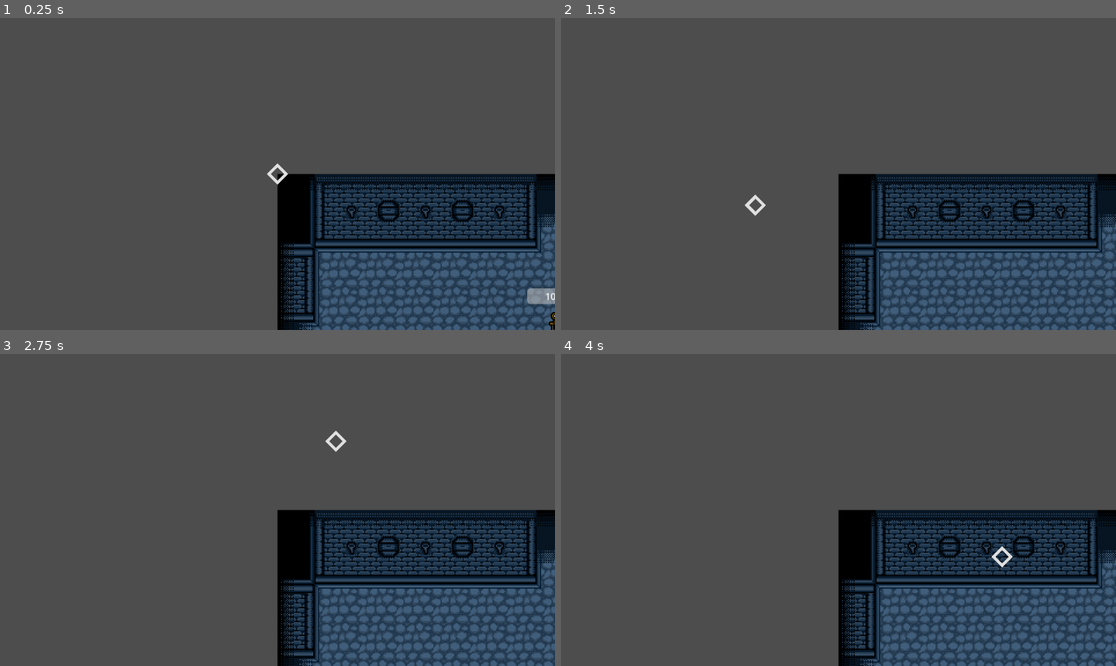
Above: before the commit, frames 1-4 (two rows, left to right).
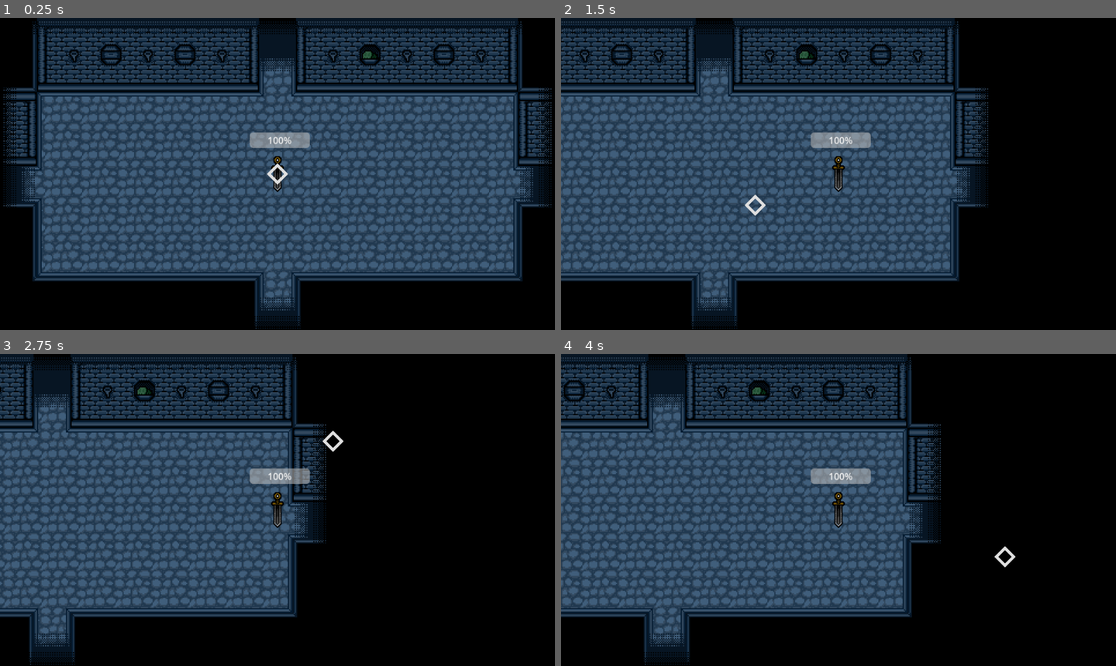
Above: after the commit, the same moments.

Repository: TheRealComedian/sam-pj16
Game: Godot game, scene res://scenes/game.tscn
Two runs of this game, one before a commit and one after it. Both use one fixed random seed, a clock stepped at 60 frames per second and the inputs below.
Inputs (mouse positions are in pixels of both pictures, inside the frame that each line leads up to):
- Up to frame 1 (0.25 s): no input
- Up to frame 2 (1.5 s): tap Enter at 0.5 s; move the mouse to (960, 158) at 0.52 s; hold D (move_right) 0.53-1.25 s; hold Ctrl 0.53-1.25 s; click (960, 158) at 0.67 s; drag from (727, 189) to (810, 236) at 1.27 s
- Up to frame 3 (2.75 s): tap Space at 2 s; move the mouse to (333, 441) at 2.02 s; hold D (move_right) from 2.03 s (still down); tap Z at 2.1 s
- Up to frame 4 (4 s): release D (move_right) at 2.75 s; drag from (810, 572) to (672, 463) at 2.77 s; tap Enter at 3.5 s; move the mouse to (1005, 556) at 3.52 s; hold A (move_left) from 3.53 s (still down); tap Tab at 3.6 s

The runs differ from the first frame. In frame 1, 94% of the frame differs, in the area x 0-100%, y 0-100%; in frame 2, 96%; in frame 3, 97%; in frame 4, 97%.

Commit message:
added wall collissions

Diff:
--- a/scenes/entities/player/player.tscn
+++ b/scenes/entities/player/player.tscn
@@ -66,3 +66,5 @@
 max_value = 20.0
 step = 0.5
 value = 20.0
+
+[node name="Camera2D" type="Camera2D" parent="."]
--- a/scenes/game.tscn
+++ b/scenes/game.tscn
@@ -9,20 +9,29 @@
 texture = ExtResource("3_t508n")
 texture_region_size = Vector2i(32, 32)
 0:0/0 = 0
+0:0/0/physics_layer_0/polygon_0/points = PackedVector2Array(-16, -16, 16, -16, 16, 16, -16, 16)
 1:0/0 = 0
+1:0/0/physics_layer_0/polygon_0/points = PackedVector2Array(-16, -16, 16, -16, 16, 16, -16, 16)
 2:0/0 = 0
+2:0/0/physics_layer_0/polygon_0/points = PackedVector2Array(-16, -16, 16, -16, 16, 16, -16, 16)
 3:0/0 = 0
 4:0/0 = 0
 5:0/0 = 0
 0:1/0 = 0
+0:1/0/physics_layer_0/polygon_0/points = PackedVector2Array(-16, -16, 16, -16, 16, 16, -16, 16)
 1:1/0 = 0
+1:1/0/physics_layer_0/polygon_0/points = PackedVector2Array(-16, -16, 16, -16, 16, 16, -16, 16)
 2:1/0 = 0
+2:1/0/physics_layer_0/polygon_0/points = PackedVector2Array(-16, -16, 16, -16, 16, 16, -16, 16)
 3:1/0 = 0
 4:1/0 = 0
 5:1/0 = 0
 0:2/0 = 0
+0:2/0/physics_layer_0/polygon_0/points = PackedVector2Array(-16, -16, 16, -16, 16, 16, -16, 16)
 1:2/0 = 0
+1:2/0/physics_layer_0/polygon_0/points = PackedVector2Array(-16, -16, 16, -16, 16, 16, -16, 16)
 2:2/0 = 0
+2:2/0/physics_layer_0/polygon_0/points = PackedVector2Array(-16, -16, 16, -16, 16, 16, -16, 16)
 3:2/0 = 0
 4:2/0 = 0
 5:2/0 = 0
@@ -43,20 +52,29 @@
 texture = ExtResource("3_hyoy7")
 texture_region_size = Vector2i(32, 32)
 0:0/0 = 0
+0:0/0/physics_layer_0/polygon_0/points = PackedVector2Array(-16, -16, 16, -16, 16, 16, -16, 16)
 1:0/0 = 0
+1:0/0/physics_layer_0/polygon_0/points = PackedVector2Array(-16, -16, 16, -16, 16, 16, -16, 16)
 2:0/0 = 0
+2:0/0/physics_layer_0/polygon_0/points = PackedVector2Array(-16, -16, 16, -16, 16, 16, -16, 16)
 3:0/0 = 0
 4:0/0 = 0
 5:0/0 = 0
 0:1/0 = 0
+0:1/0/physics_layer_0/polygon_0/points = PackedVector2Array(-16, -16, 16, -16, 16, 16, -16, 16)
 1:1/0 = 0
+1:1/0/physics_layer_0/polygon_0/points = PackedVector2Array(-16, -16, 16, -16, 16, 16, -16, 16)
 2:1/0 = 0
+2:1/0/physics_layer_0/polygon_0/points = PackedVector2Array(-16, -16, 16, -16, 16, 16, -16, 16)
 3:1/0 = 0
 4:1/0 = 0
 5:1/0 = 0
 0:2/0 = 0
+0:2/0/physics_layer_0/polygon_0/points = PackedVector2Array(-16, -16, 16, -16, 16, 16, -16, 16)
 1:2/0 = 0
+1:2/0/physics_layer_0/polygon_0/points = PackedVector2Array(-16, -16, 16, -16, 16, 16, -16, 16)
 2:2/0 = 0
+2:2/0/physics_layer_0/polygon_0/points = PackedVector2Array(-16, -16, 16, -16, 16, 16, -16, 16)
 3:2/0 = 0
 4:2/0 = 0
 5:2/0 = 0
@@ -75,17 +93,24 @@
 
 [sub_resource type="TileSet" id="TileSet_trgdn"]
 tile_size = Vector2i(32, 32)
+physics_layer_0/collision_layer = 1
 sources/1 = SubResource("TileSetAtlasSource_jxay3")
 sources/2 = SubResource("TileSetAtlasSource_x6dk6")
 
 [sub_resource type="TileSetAtlasSource" id="TileSetAtlasSource_rpehx"]
 texture = ExtResource("3_t508n")
 0:0/0 = 0
+0:0/0/physics_layer_0/polygon_0/points = PackedVector2Array(-8, -8, 8, -8, 8, 8, -8, 8)
 1:0/0 = 0
+1:0/0/physics_layer_0/polygon_0/points = PackedVector2Array(-8, -8, 8, -8, 8, 8, -8, 8)
 2:0/0 = 0
+2:0/0/physics_layer_0/polygon_0/points = PackedVector2Array(-8, -8, 8, -8, 8, 8, -8, 8)
 3:0/0 = 0
+3:0/0/physics_layer_0/polygon_0/points = PackedVector2Array(-8, -8, 8, -8, 8, 8, -8, 8)
 4:0/0 = 0
+4:0/0/physics_layer_0/polygon_0/points = PackedVector2Array(-8, -8, 8, -8, 8, 8, -8, 8)
 5:0/0 = 0
+5:0/0/physics_layer_0/polygon_0/points = PackedVector2Array(-8, -8, 8, -8, 8, 8, -8, 8)
 6:0/0 = 0
 7:0/0 = 0
 8:0/0 = 0
@@ -93,11 +118,17 @@
 10:0/0 = 0
 11:0/0 = 0
 0:1/0 = 0
+0:1/0/physics_layer_0/polygon_0/points = PackedVector2Array(-8, -8, 8, -8, 8, 8, -8, 8)
 1:1/0 = 0
+1:1/0/physics_layer_0/polygon_0/points = PackedVector2Array(-8, -8, 8, -8, 8, 8, -8, 8)
 2:1/0 = 0
+2:1/0/physics_layer_0/polygon_0/points = PackedVector2Array(-8, -8, 8, -8, 8, 8, -8, 8)
 3:1/0 = 0
+3:1/0/physics_layer_0/polygon_0/points = PackedVector2Array(-8, -8, 8, -8, 8, 8, -8, 8)
 4:1/0 = 0
+4:1/0/physics_layer_0/polygon_0/points = PackedVector2Array(-8, -8, 8, -8, 8, 8, -8, 8)
 5:1/0 = 0
+5:1/0/physics_layer_0/polygon_0/points = PackedVector2Array(-8, -8, 8, -8, 8, 8, -8, 8)
 6:1/0 = 0
 7:1/0 = 0
 8:1/0 = 0
@@ -105,11 +136,17 @@
 10:1/0 = 0
 11:1/0 = 0
 0:2/0 = 0
+0:2/0/physics_layer_0/polygon_0/points = PackedVector2Array(-8, -8, 8, -8, 8, 8, -8, 8)
 1:2/0 = 0
+1:2/0/physics_layer_0/polygon_0/points = PackedVector2Array(-8, -8, 8, -8, 8, 8, -8, 8)
 2:2/0 = 0
+2:2/0/physics_layer_0/polygon_0/points = PackedVector2Array(-8, -8, 8, -8, 8, 8, -8, 8)
 3:2/0 = 0
+3:2/0/physics_layer_0/polygon_0/points = PackedVector2Array(-8, -8, 8, -8, 8, 8, -8, 8)
 4:2/0 = 0
+4:2/0/physics_layer_0/polygon_0/points = PackedVector2Array(-8, -8, 8, -8, 8, 8, -8, 8)
 5:2/0 = 0
+5:2/0/physics_layer_0/polygon_0/points = PackedVector2Array(-8, -8, 8, -8, 8, 8, -8, 8)
 6:2/0 = 0
 7:2/0 = 0
 8:2/0 = 0
@@ -117,11 +154,17 @@
 10:2/0 = 0
 11:2/0 = 0
 0:3/0 = 0
+0:3/0/physics_layer_0/polygon_0/points = PackedVector2Array(-8, -8, 8, -8, 8, 8, -8, 8)
 1:3/0 = 0
+1:3/0/physics_layer_0/polygon_0/points = PackedVector2Array(-8, -8, 8, -8, 8, 8, -8, 8)
 2:3/0 = 0
+2:3/0/physics_layer_0/polygon_0/points = PackedVector2Array(-8, -8, 8, -8, 8, 8, -8, 8)
 3:3/0 = 0
+3:3/0/physics_layer_0/polygon_0/points = PackedVector2Array(-8, -8, 8, -8, 8, 8, -8, 8)
 4:3/0 = 0
+4:3/0/physics_layer_0/polygon_0/points = PackedVector2Array(-8, -8, 8, -8, 8, 8, -8, 8)
 5:3/0 = 0
+5:3/0/physics_layer_0/polygon_0/points = PackedVector2Array(-8, -8, 8, -8, 8, 8, -8, 8)
 6:3/0 = 0
 7:3/0 = 0
 8:3/0 = 0
@@ -129,11 +172,17 @@
 10:3/0 = 0
 11:3/0 = 0
 0:4/0 = 0
+0:4/0/physics_layer_0/polygon_0/points = PackedVector2Array(-8, -8, 8, -8, 8, 8, -8, 8)
 1:4/0 = 0
+1:4/0/physics_layer_0/polygon_0/points = PackedVector2Array(-8, -8, 8, -8, 8, 8, -8, 8)
 2:4/0 = 0
+2:4/0/physics_layer_0/polygon_0/points = PackedVector2Array(-8, -8, 8, -8, 8, 8, -8, 8)
 3:4/0 = 0
+3:4/0/physics_layer_0/polygon_0/points = PackedVector2Array(-8, -8, 8, -8, 8, 8, -8, 8)
 4:4/0 = 0
+4:4/0/physics_layer_0/polygon_0/points = PackedVector2Array(-8, -8, 8, -8, 8, 8, -8, 8)
 5:4/0 = 0
+5:4/0/physics_layer_0/polygon_0/points = PackedVector2Array(-8, -8, 8, -8, 8, 8, -8, 8)
 6:4/0 = 0
 7:4/0 = 0
 8:4/0 = 0
@@ -141,11 +190,17 @@
 10:4/0 = 0
 11:4/0 = 0
 0:5/0 = 0
+0:5/0/physics_layer_0/polygon_0/points = PackedVector2Array(-8, -8, 8, -8, 8, 8, -8, 8)
 1:5/0 = 0
+1:5/0/physics_layer_0/polygon_0/points = PackedVector2Array(-8, -8, 8, -8, 8, 8, -8, 8)
 2:5/0 = 0
+2:5/0/physics_layer_0/polygon_0/points = PackedVector2Array(-8, -8, 8, -8, 8, 8, -8, 8)
 3:5/0 = 0
+3:5/0/physics_layer_0/polygon_0/points = PackedVector2Array(-8, -8, 8, -8, 8, 8, -8, 8)
 4:5/0 = 0
+4:5/0/physics_layer_0/polygon_0/points = PackedVector2Array(-8, -8, 8, -8, 8, 8, -8, 8)
 5:5/0 = 0
+5:5/0/physics_layer_0/polygon_0/points = PackedVector2Array(-8, -8, 8, -8, 8, 8, -8, 8)
 6:5/0 = 0
 7:5/0 = 0
 8:5/0 = 0
@@ -153,29 +208,45 @@
 10:5/0 = 0
 11:5/0 = 0
 0:6/0 = 0
+0:6/0/physics_layer_0/polygon_0/points = PackedVector2Array(8, -4, -4.125, -4.375, -4.125, 8, -8, 8, -8, -8, 8, -8)
 1:6/0 = 0
+1:6/0/physics_layer_0/polygon_0/points = PackedVector2Array(8, 8, 4, 8, 3.875, -4, -8, -3.875, -8, -8, 8, -8)
 2:6/0 = 0
 3:6/0 = 0
 4:6/0 = 0
+4:6/0/physics_layer_0/polygon_0/points = PackedVector2Array(-4, 8, -3.75, -8, -8, -8, -8, -2.5, -8, 3.75, -8, 8)
 5:6/0 = 0
+5:6/0/physics_layer_0/polygon_0/points = PackedVector2Array(8, 8, 8, -8, 4.125, -8, 4, -4.25, 4, -0.125, 4, 3.125, 4.125, 8)
 6:6/0 = 0
+6:6/0/physics_layer_0/polygon_0/points = PackedVector2Array(8, -4, -4.125, -4.375, -4.125, 8, -8, 8, -8, -8, 8, -8)
 7:6/0 = 0
+7:6/0/physics_layer_0/polygon_0/points = PackedVector2Array(8, 8, 4, 8, 4.125, -4.25, -8, -4.125, -8, -8, 8, -8)
 8:6/0 = 0
 9:6/0 = 0
 10:6/0 = 0
+10:6/0/physics_layer_0/polygon_0/points = PackedVector2Array(-4, 8, -3.75, -8, -8, -8, -8, -2.5, -8, 3.75, -8, 8)
 11:6/0 = 0
+11:6/0/physics_layer_0/polygon_0/points = PackedVector2Array(8, 8, 8, -8, 4.125, -8, 4, -4.25, 4, -0.125, 4, 3.125, 4.125, 8)
 0:7/0 = 0
+0:7/0/physics_layer_0/polygon_0/points = PackedVector2Array(8, 8, 8, 3.875, 3.375, 4.125, -3.875, 4.125, -4.125, -8, -8, -8, -8, 8)
 1:7/0 = 0
+1:7/0/physics_layer_0/polygon_0/points = PackedVector2Array(8, 8, 8, -8, 3.875, -8, 4.125, 3.875, -8, 4.25, -8, 8)
 2:7/0 = 0
 3:7/0 = 0
 4:7/0 = 0
+4:7/0/physics_layer_0/polygon_0/points = PackedVector2Array(8, -8, 8, -4, 2.625, -4, -3.875, -3.875, -8, -4.125, -8, -8)
 5:7/0 = 0
+5:7/0/physics_layer_0/polygon_0/points = PackedVector2Array(8, 8, 4, 8, -2, 8, -8, 8, -8, 4, 8, 4)
 6:7/0 = 0
+6:7/0/physics_layer_0/polygon_0/points = PackedVector2Array(8, 8, 8, 3.875, 3.375, 4.125, -3.875, 4.125, -4.125, -8, -8, -8, -8, 8)
 7:7/0 = 0
+7:7/0/physics_layer_0/polygon_0/points = PackedVector2Array(8, 8, 8, -8, 3.875, -8, 4.125, 3.875, -8, 4.25, -8, 8)
 8:7/0 = 0
 9:7/0 = 0
 10:7/0 = 0
+10:7/0/physics_layer_0/polygon_0/points = PackedVector2Array(8, -8, 8, -4, 2.625, -4, -3.875, -3.875, -8, -4.125, -8, -8)
 11:7/0 = 0
+11:7/0/physics_layer_0/polygon_0/points = PackedVector2Array(8, 8, 8, 4, 4.375, 4, 4.125, 3.875, -8, 4.25, -8, 8)
 0:8/0 = 0
 1:8/0 = 0
 2:8/0 = 0
@@ -204,11 +275,17 @@
 [sub_resource type="TileSetAtlasSource" id="TileSetAtlasSource_fsb1h"]
 texture = ExtResource("3_hyoy7")
 0:0/0 = 0
+0:0/0/physics_layer_0/polygon_0/points = PackedVector2Array(-8, -8, 8, -8, 8, 8, -8, 8)
 1:0/0 = 0
+1:0/0/physics_layer_0/polygon_0/points = PackedVector2Array(-8, -8, 8, -8, 8, 8, -8, 8)
 2:0/0 = 0
+2:0/0/physics_layer_0/polygon_0/points = PackedVector2Array(-8, -8, 8, -8, 8, 8, -8, 8)
 3:0/0 = 0
+3:0/0/physics_layer_0/polygon_0/points = PackedVector2Array(-8, -8, 8, -8, 8, 8, -8, 8)
 4:0/0 = 0
+4:0/0/physics_layer_0/polygon_0/points = PackedVector2Array(-8, -8, 8, -8, 8, 8, -8, 8)
 5:0/0 = 0
+5:0/0/physics_layer_0/polygon_0/points = PackedVector2Array(-8, -8, 8, -8, 8, 8, -8, 8)
 6:0/0 = 0
 7:0/0 = 0
 8:0/0 = 0
@@ -216,11 +293,17 @@
 10:0/0 = 0
 11:0/0 = 0
 0:1/0 = 0
+0:1/0/physics_layer_0/polygon_0/points = PackedVector2Array(-8, -8, 8, -8, 8, 8, -8, 8)
 1:1/0 = 0
+1:1/0/physics_layer_0/polygon_0/points = PackedVector2Array(-8, -8, 8, -8, 8, 8, -8, 8)
 2:1/0 = 0
+2:1/0/physics_layer_0/polygon_0/points = PackedVector2Array(-8, -8, 8, -8, 8, 8, -8, 8)
 3:1/0 = 0
+3:1/0/physics_layer_0/polygon_0/points = PackedVector2Array(-8, -8, 8, -8, 8, 8, -8, 8)
 4:1/0 = 0
+4:1/0/physics_layer_0/polygon_0/points = PackedVector2Array(-8, -8, 8, -8, 8, 8, -8, 8)
 5:1/0 = 0
+5:1/0/physics_layer_0/polygon_0/points = PackedVector2Array(-8, -8, 8, -8, 8, 8, -8, 8)
 6:1/0 = 0
 7:1/0 = 0
 8:1/0 = 0
@@ -228,11 +311,17 @@
 10:1/0 = 0
 11:1/0 = 0
 0:2/0 = 0
+0:2/0/physics_layer_0/polygon_0/points = PackedVector2Array(-8, -8, 8, -8, 8, 8, -8, 8)
 1:2/0 = 0
+1:2/0/physics_layer_0/polygon_0/points = PackedVector2Array(-8, -8, 8, -8, 8, 8, -8, 8)
 2:2/0 = 0
+2:2/0/physics_layer_0/polygon_0/points = PackedVector2Array(-8, -8, 8, -8, 8, 8, -8, 8)
 3:2/0 = 0
+3:2/0/physics_layer_0/polygon_0/points = PackedVector2Array(-8, -8, 8, -8, 8, 8, -8, 8)
 4:2/0 = 0
+4:2/0/physics_layer_0/polygon_0/points = PackedVector2Array(-8, -8, 8, -8, 8, 8, -8, 8)
 5:2/0 = 0
+5:2/0/physics_layer_0/polygon_0/points = PackedVector2Array(-8, -8, 8, -8, 8, 8, -8, 8)
 6:2/0 = 0
 7:2/0 = 0
 8:2/0 = 0
@@ -240,11 +329,17 @@
 10:2/0 = 0
 11:2/0 = 0
 0:3/0 = 0
+0:3/0/physics_layer_0/polygon_0/points = PackedVector2Array(-8, -8, 8, -8, 8, 8, -8, 8)
 1:3/0 = 0
+1:3/0/physics_layer_0/polygon_0/points = PackedVector2Array(-8, -8, 8, -8, 8, 8, -8, 8)
 2:3/0 = 0
+2:3/0/physics_layer_0/polygon_0/points = PackedVector2Array(-8, -8, 8, -8, 8, 8, -8, 8)
 3:3/0 = 0
+3:3/0/physics_layer_0/polygon_0/points = PackedVector2Array(-8, -8, 8, -8, 8, 8, -8, 8)
 4:3/0 = 0
+4:3/0/physics_layer_0/polygon_0/points = PackedVector2Array(-8, -8, 8, -8, 8, 8, -8, 8)
 5:3/0 = 0
+5:3/0/physics_layer_0/polygon_0/points = PackedVector2Array(-8, -8, 8, -8, 8, 8, -8, 8)
 6:3/0 = 0
 7:3/0 = 0
 8:3/0 = 0
@@ -252,11 +347,17 @@
 10:3/0 = 0
 11:3/0 = 0
 0:4/0 = 0
+0:4/0/physics_layer_0/polygon_0/points = PackedVector2Array(-8, -8, 8, -8, 8, 8, -8, 8)
 1:4/0 = 0
+1:4/0/physics_layer_0/polygon_0/points = PackedVector2Array(-8, -8, 8, -8, 8, 8, -8, 8)
 2:4/0 = 0
+2:4/0/physics_layer_0/polygon_0/points = PackedVector2Array(-8, -8, 8, -8, 8, 8, -8, 8)
 3:4/0 = 0
+3:4/0/physics_layer_0/polygon_0/points = PackedVector2Array(-8, -8, 8, -8, 8, 8, -8, 8)
 4:4/0 = 0
+4:4/0/physics_layer_0/polygon_0/points = PackedVector2Array(-8, -8, 8, -8, 8, 8, -8, 8)
 5:4/0 = 0
+5:4/0/physics_layer_0/polygon_0/points = PackedVector2Array(-8, -8, 8, -8, 8, 8, -8, 8)
 6:4/0 = 0
 7:4/0 = 0
 8:4/0 = 0
@@ -264,11 +365,17 @@
 10:4/0 = 0
 11:4/0 = 0
 0:5/0 = 0
+0:5/0/physics_layer_0/polygon_0/points = PackedVector2Array(-8, -8, 8, -8, 8, 8, -8, 8)
 1:5/0 = 0
+1:5/0/physics_layer_0/polygon_0/points = PackedVector2Array(-8, -8, 8, -8, 8, 8, -8, 8)
 2:5/0 = 0
+2:5/0/physics_layer_0/polygon_0/points = PackedVector2Array(-8, -8, 8, -8, 8, 8, -8, 8)
 3:5/0 = 0
+3:5/0/physics_layer_0/polygon_0/points = PackedVector2Array(-8, -8, 8, -8, 8, 8, -8, 8)
 4:5/0 = 0
+4:5/0/physics_layer_0/polygon_0/points = PackedVector2Array(-8, -8, 8, -8, 8, 8, -8, 8)
 5:5/0 = 0
+5:5/0/physics_layer_0/polygon_0/points = PackedVector2Array(-8, -8, 8, -8, 8, 8, -8, 8)
 6:5/0 = 0
 7:5/0 = 0
 8:5/0 = 0
@@ -276,29 +383,45 @@
 10:5/0 = 0
 11:5/0 = 0
 0:6/0 = 0
+0:6/0/physics_layer_0/polygon_0/points = PackedVector2Array(-8, -8, 8, -8, 8, -4, -4, -4.125, -3.875, 8, -8, 8)
 1:6/0 = 0
+1:6/0/physics_layer_0/polygon_0/points = PackedVector2Array(8, 8, 4, 8, 4.125, -4.25, -8, -4.125, -8, -8, 8, -8)
 2:6/0 = 0
 3:6/0 = 0
 4:6/0 = 0
+4:6/0/physics_layer_0/polygon_0/points = PackedVector2Array(-4, 8, -3.75, -8, -8, -8, -8, -2.5, -8, 3.75, -8, 8)
 5:6/0 = 0
+5:6/0/physics_layer_0/polygon_0/points = PackedVector2Array(8, 8, 8, -8, 4.125, -8, 4, -4.25, 4, -0.125, 4, 3.125, 4.125, 8)
 6:6/0 = 0
+6:6/0/physics_layer_0/polygon_0/points = PackedVector2Array(-8, -8, 8, -8, 8, -4, -4, -4.125, -3.875, 8, -8, 8)
 7:6/0 = 0
+7:6/0/physics_layer_0/polygon_0/points = PackedVector2Array(8, 8, 4, 8, 4.125, -4.25, -8, -4.125, -8, -8, 8, -8)
 8:6/0 = 0
 9:6/0 = 0
 10:6/0 = 0
+10:6/0/physics_layer_0/polygon_0/points = PackedVector2Array(-4, 8, -3.75, -8, -8, -8, -8, -2.5, -8, 3.75, -8, 8)
 11:6/0 = 0
+11:6/0/physics_layer_0/polygon_0/points = PackedVector2Array(8, 8, 8, -8, 4.125, -8, 4, -4.25, 4, -0.125, 4, 3.125, 4.125, 8)
 0:7/0 = 0
+0:7/0/physics_layer_0/polygon_0/points = PackedVector2Array(8, 8, 8, 3.875, 3.375, 4.125, -3.875, 4.125, -4.125, -8, -8, -8, -8, 8)
 1:7/0 = 0
+1:7/0/physics_layer_0/polygon_0/points = PackedVector2Array(8, 8, 8, -8, 3.875, -8, 4.375, 4.125, -8, 4.25, -8, 8)
 2:7/0 = 0
 3:7/0 = 0
 4:7/0 = 0
+4:7/0/physics_layer_0/polygon_0/points = PackedVector2Array(8, -8, 8, -4, 2.625, -4, -3.875, -3.875, -8, -4.125, -8, -8)
 5:7/0 = 0
+5:7/0/physics_layer_0/polygon_0/points = PackedVector2Array(8, 8, 8, 4.25, 2.75, 3.875, -3, 4, -8, 3.75, -8, 8)
 6:7/0 = 0
+6:7/0/physics_layer_0/polygon_0/points = PackedVector2Array(8, 8, 8, 3.875, 3.375, 4.125, -3.875, 4.125, -4.125, -8, -8, -8, -8, 8)
 7:7/0 = 0
+7:7/0/physics_layer_0/polygon_0/points = PackedVector2Array(8, 8, 8, -8, 3.875, -8, 4.375, 4.125, -8, 4.25, -8, 8)
 8:7/0 = 0
 9:7/0 = 0
 10:7/0 = 0
+10:7/0/physics_layer_0/polygon_0/points = PackedVector2Array(8, -8, 8, -4, 2.625, -4, -3.875, -3.875, -8, -4.125, -8, -8)
 11:7/0 = 0
+11:7/0/physics_layer_0/polygon_0/points = PackedVector2Array(8, 8, 8, 4.25, 2.75, 3.875, -3, 4, -8, 3.75, -8, 8)
 0:8/0 = 0
 1:8/0 = 0
 2:8/0 = 0
@@ -325,6 +448,7 @@
 11:9/0 = 0
 
 [sub_resource type="TileSet" id="TileSet_uraom"]
+physics_layer_0/collision_layer = 1
 sources/1 = SubResource("TileSetAtlasSource_rpehx")
 sources/2 = SubResource("TileSetAtlasSource_fsb1h")
 
@@ -476,7 +600,19 @@
 tile_map_data = PackedByteArray("AAAAAAAAAAAIAAgAAAAAAAEAAAAIAAkAAAAAAAIAAAAIAAkAAAAAAAMAAAAIAAkAAAAAAAQAAAAIAAkAAAAAAA …(1072 unchanged characters)…
 tile_set = SubResource("TileSet_lo1va")
 
-[node name="Camera2D" type="Camera2D" parent="."]
+[node name="CanvasLayer" type="CanvasLayer" parent="."]
+layer = -10
+
+[node name="ColorRect" type="ColorRect" parent="CanvasLayer"]
+offset_left = -38.0
+offset_top = -51.0
+offset_right = 1003.0
+offset_bottom = 583.0
+color = Color(0, 0, 0, 1)
 
 [node name="Player" parent="." instance=ExtResource("2_ie04y")]
 position = Vector2(480, 270)
+
+[node name="Camera2D" type="Camera2D" parent="."]
+visible = false
+position = Vector2(480, 270)
